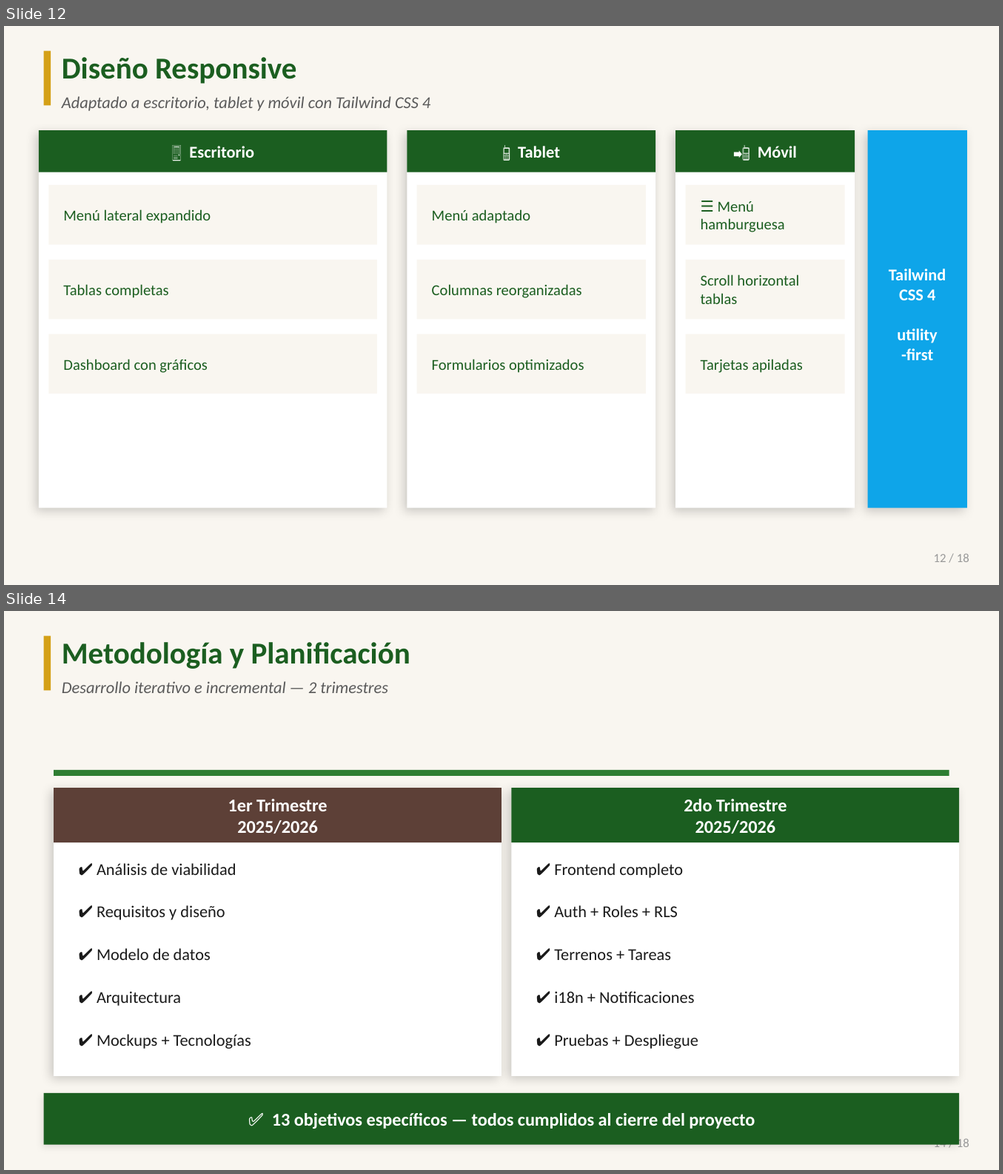
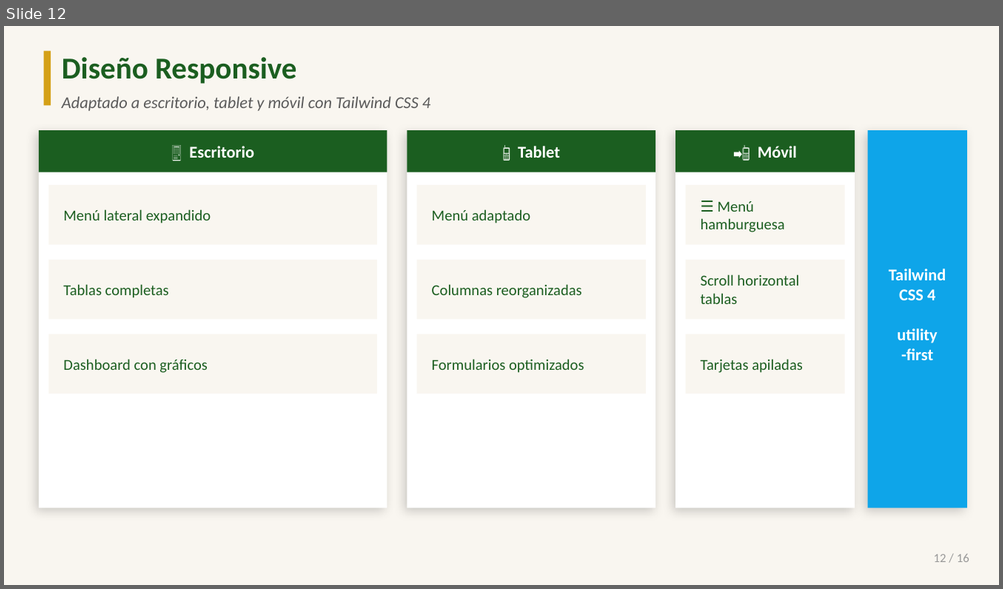
Before and after one commit to Juanfrina/Agrogestion.Web, a slide deck: docs/Agrogestion_TFG_DAW.pptx. Shown one above the other, each under a label of ours: slides 12 and 14 before the commit, slide 12 after it; the slides between them are not shown. The pictures are 1003x1174 and 1003x589 pixels, drawn with LibreOffice and Linux fonts; fonts in the diff are those of the drawing. Boxes give left, top, right and bottom in pixels: in the first picture for what was removed or moved away, otherwise in the second. Text is boxed around its words. In the diff, an @@ line names an element or a change of style, - is before the commit and + after.

```diff
--- a/docs/Agrogestion_TFG_DAW.pptx
+++ b/docs/Agrogestion_TFG_DAW.pptx
@@ slide 14 removed at bbox=[4, 611, 999, 1170], background #F9F6F0 @@
@@ rectangle removed at bbox=[44, 636, 51, 691] @@
@@ text removed at bbox=[62, 642, 410, 669] @@
-Metodología y Planificación
@@ text removed at bbox=[62, 681, 388, 693] @@
-Desarrollo iterativo e incremental — 2 trimestres
@@ rectangle removed at bbox=[54, 770, 949, 776] @@
@@ rectangle removed at bbox=[54, 788, 501, 1076] @@
@@ rectangle removed at bbox=[54, 788, 501, 843] @@
@@ rectangle removed at bbox=[511, 788, 959, 1076] @@
@@ rectangle removed at bbox=[511, 788, 959, 843] @@
@@ text removed at bbox=[228, 799, 327, 834] @@
-1er Trimestre
-2025/2026
@@ text removed at bbox=[683, 799, 787, 834] @@
-2do Trimestre
-2025/2026
@@ text removed at bbox=[96, 863, 236, 875] @@
-✔ Análisis de viabilidad
@@ text removed at bbox=[554, 863, 683, 878] @@
-✔ Frontend completo
@@ text removed at bbox=[96, 906, 225, 920] @@
-✔ Requisitos y diseño
@@ text removed at bbox=[554, 906, 677, 917] @@
-✔ Auth + Roles + RLS
@@ text removed at bbox=[96, 948, 210, 960] @@
-✔ Modelo de datos
@@ text removed at bbox=[554, 949, 671, 960] @@
-✔ Terrenos + Tareas
@@ text removed at bbox=[96, 991, 181, 1006] @@
-✔ Arquitectura
@@ text removed at bbox=[554, 991, 694, 1003] @@
-✔ i18n + Notificaciones
@@ text removed at bbox=[96, 1034, 251, 1049] @@
-✔ Mockups + Tecnologías
@@ text removed at bbox=[554, 1034, 698, 1049] @@
-✔ Pruebas + Despliegue
@@ rectangle removed at bbox=[44, 1093, 959, 1145] @@
@@ text removed at bbox=[272, 1113, 754, 1129] @@
-✅ 13 objetivos específicos — todos cumplidos al cierre del proyecto
@@ text removed at bbox=[933, 1138, 969, 1152] @@
-14 / 18
@@ slide 12 changed as well @@
@@ text at bbox=[933, 554, 969, 562]: text changed @@
-12 / 18
+12 / 16
```
Also in this commit, not shown: 14 other slides changed, 1 other slide removed, 6 other files.
